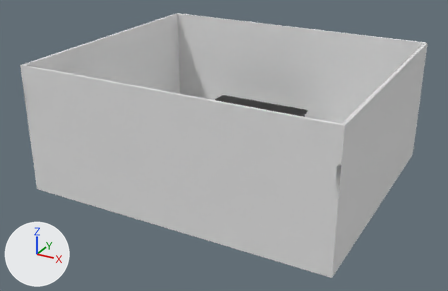
Before and after pictures for a commit that changed the Blender file project-leaderboard/assets/blend/room.blend.
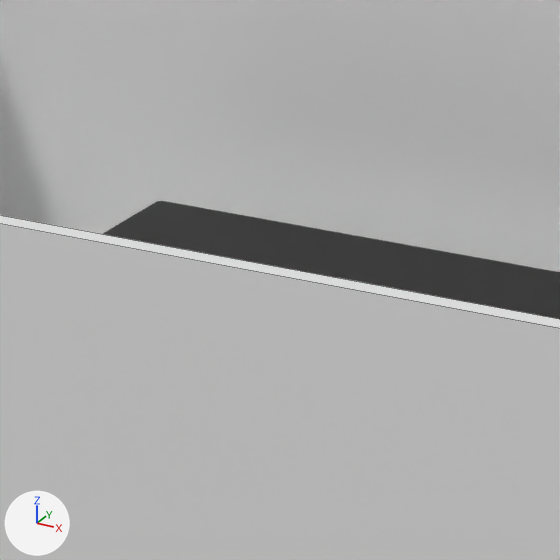
Old and new are each drawn whole from a 50 mm camera at (10.24, -18.88, 10.38) aimed at (0.16, -0.55, 1.21) and again close up on the part from 44% to 64% of the width and 22% to 52% of the height. Arrows for +X, +Y and +Z are at lower left; the lights stay in place. The first two pictures are the older version. The close-ups show mesh edges as thin lines.

Objects in the first close-up: 'front/back_walls-col', 'table'.
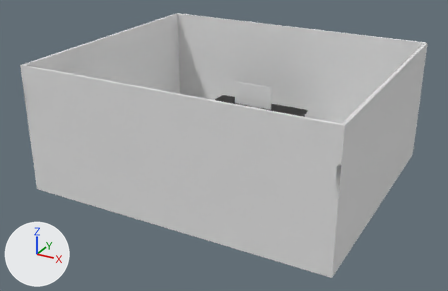
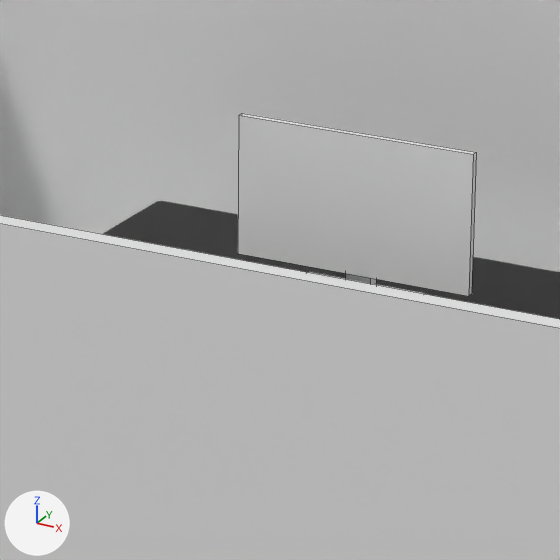
Diff of the bpy script that builds the scene:
```diff
--- a/project-leaderboard/assets/blend/room.blend.py
+++ b/project-leaderboard/assets/blend/room.blend.py
@@ me_cube @@
+me_cube.from_pydata(...)  # a box spanning x -1.0..1.0, y -0.7..1.3, z 13.7..15.7; a box spanning x -0.2..0.2, y -0.2..0.7, z -19.7..13.7; a box spanning x -0.2..0.2, y -0.9..-0.2, z -15.2..-8.3
@@ ob_screen @@
+ob_screen = bpy.data.objects.new('screen', me_cube_001.copy())  # the mesh of ob_floor_col
+ob_screen.parent = ob_computer
+ob_screen.matrix_parent_inverse = Matrix(((1.0, 0.0, 0.0, 0.395), (0.0, 1.0, 0.0, -3.035), (0.0, 0.0, 1.0, -1.4), (0.0, 0.0, 0.0, 1.0)))
+ob_screen.location = (-0.395, 2.921, 2.009)
+ob_screen.rotation_euler = (0.0, 0.0, 3.142)  # degrees (0, 0, 180)
+ob_screen.scale = (-0.825, -0.0215, -0.469)
@@ ob_computer @@
+ob_computer = bpy.data.objects.new('computer', None)
+ob_computer.location = (-0.395, 3.035, 1.4)
@@ ob_stand @@
+ob_stand = bpy.data.objects.new('stand', me_cube)
+ob_stand.parent = ob_computer
+ob_stand.matrix_parent_inverse = Matrix(((1.0, 0.0, 0.0, 0.395), (0.0, 1.0, 0.0, -3.035), (0.0, 0.0, 1.0, -1.4), (0.0, 0.0, 0.0, 1.0)))
+ob_stand.location = (-0.395, 3.009, 1.632)
+ob_stand.rotation_euler = (0.0, 0.0, 3.142)  # degrees (0, 0, 180)
+ob_stand.scale = (-0.42, -0.0945, -0.0158)
```

What differs and where, as boxes (x1, y1, x2, y2) in the close-ups (560 x 560 px):
'screen', added: after (238, 113, 476, 296)
'stand', added: after (309, 271, 426, 294)
